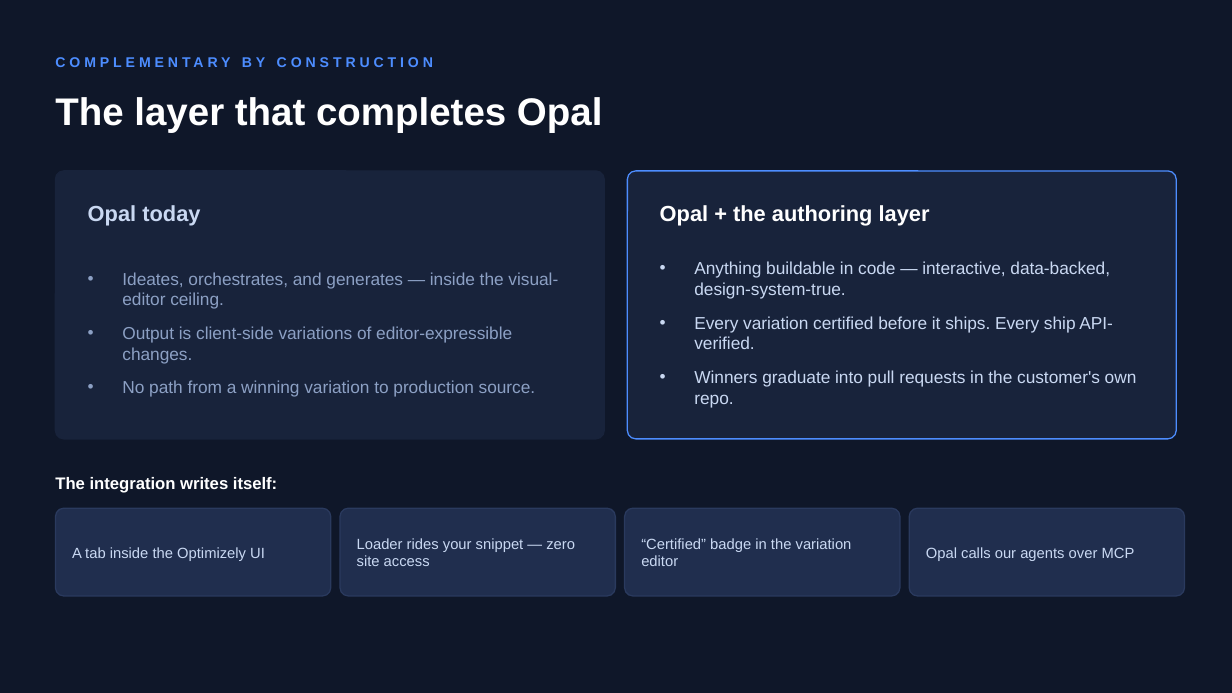
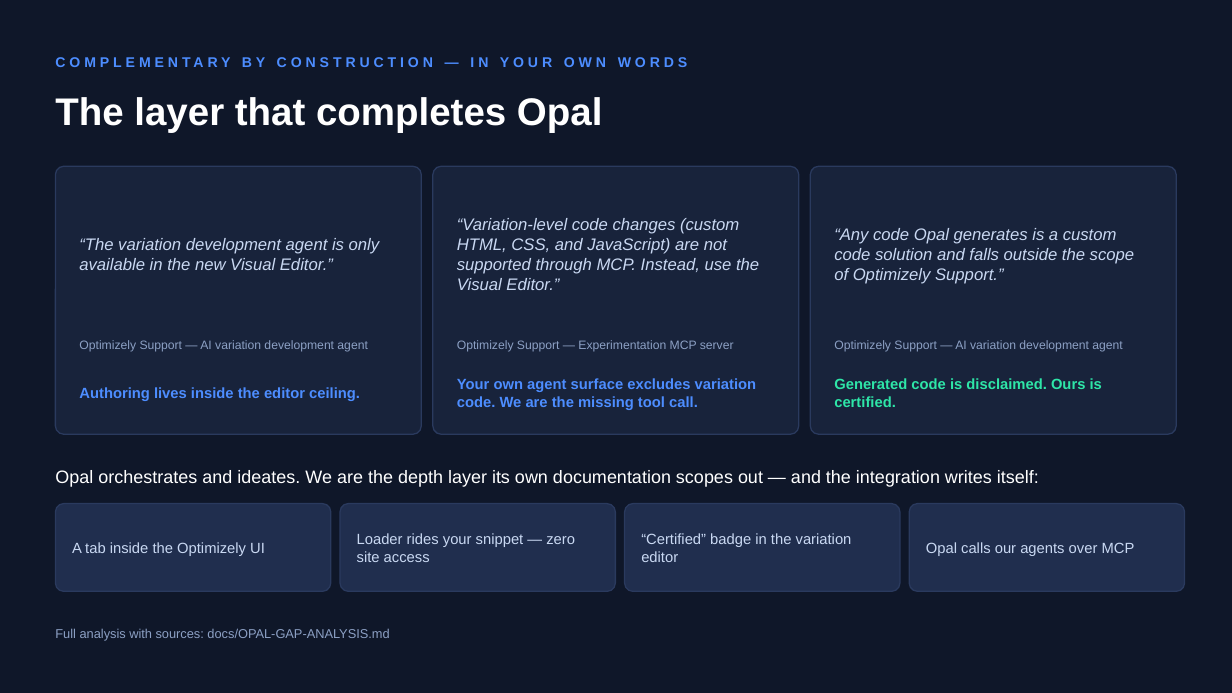
Before and after one commit to INHQInc/OUTRIGGER-Prototype-Management-Consol, a slide deck: slide 10 of docs/pitch/OPMC-Optimizely-Pitch.pptx. Drawn at 1232x693 pixels with LibreOffice and Linux fonts; fonts in the diff are those of the drawing. Boxes give left, top, right and bottom in pixels: in the first picture for what was removed or moved away, otherwise in the second. Text is boxed around its words. In the diff, an @@ line names an element or a change of style, - is before the commit and + after.

Commit message:
docs: Opal gap analysis (receipts from Optimizely's own docs) + feature-outline deck
OPAL-GAP-ANALYSIS.md — researched against Optimizely's current support docs
(2026-07). Opal runs on Gemini + Claude via Vertex (since 2026-03-15), is a real
orchestration platform (15+ agents, Tools SDK, MCP server, credit billing) — and
its own documentation draws our boundary for us, verbatim:

  "The variation development agent is only available in the new Visual Editor."
  "Variation-level code changes (custom HTML, CSS, and JavaScript) are not
   supported through MCP. Instead, use the Visual Editor."
  "Any code Opal generates is a custom code solution and falls outside the
   scope of Optimizely Support."

Editor-bound authoring; their agent surface excludes variation code; generated
code is disclaimed, not certified. Plus: no git/versioning/collaboration
documented, preview-only review, per-experiment isolation, platform-allocated
models ("may allocate Opal workloads to any of its approved LLM models").
Seven gaps, each with its receipt, and a 14-row enterprise capability matrix.

Pitch deck slide 10 rebuilt around the three verbatim quotes — their docs argue
our case better than our claims could.

OPMC-Feature-Outline.pptx — second deck, same design system: the developer +
marketer outline of every feature and workflow (baseline of what's live, the
five workflows, the marketer no-terminal path, the developer CLI path,
feature-by-feature with BUILT/PARTIAL/NEXT status, program board, learning
loop, enterprise hardening, phases by audience, and the operating model:
agents do the work, the console proves the work, humans approve the work).

```diff
--- a/docs/pitch/OPMC-Optimizely-Pitch.pptx
+++ b/docs/pitch/OPMC-Optimizely-Pitch.pptx
@@ rounded rectangle: place and size @@
-rounded rectangle at (55,171,604,439)
+rounded rectangle at (55,166,421,434)
@@ rounded rectangle at (55,166,421,434): outline #18233B 1 pt to #2A3A5E 1 pt @@
@@ rounded rectangle added at (433,166,799,434), fill #18233B, outline #2A3A5E 1 pt @@
@@ rounded rectangle: place and size @@
-rounded rectangle at (628,171,1177,439)
+rounded rectangle at (811,166,1177,434)
@@ rounded rectangle at (811,166,1177,434): outline #4D8DFF 1 pt to #2A3A5E 1 pt @@
@@ text removed at (660,205,930,225) @@
-Opal + the authoring layer
@@ text at (79,238,380,270): text changed; size 17 to 13 pt; bold off; italic on @@
-Opal today
+“The variation development agent is only available in the new Visual Editor.”
@@ text at (457,218,759,290): text changed; size 13.5 to 13 pt; italic on @@
-• Anything buildable in code — interactive, data-backed, design-system-true.
-• Every variation certified before it ships. Every ship API-verified.
-• Winners graduate into pull requests in the customer's own repo.
+“Variation-level code changes (custom HTML, CSS, and JavaScript) are not supported through MCP. Instead, use the Visual Editor.”
@@ text added at (834,228,1134,284), 13 pt, text #C9D8F2, italic @@
+“Any code Opal generates is a custom code solution and falls outside the scope of Optimizely Support.”
@@ text at (150,258,548,483): text changed @@
-COMPLEMENTARY BY CONSTRUCTION
+COMPLEMENTARY BY CONSTRUCTION — IN YOUR OWN WORDS
@@ text at (79,340,367,352): text changed; size 13.5 to 9.5 pt @@
-• Ideates, orchestrates, and generates — inside the visual-editor ceiling.
-• Output is client-side variations of editor-expressible changes.
-• No path from a winning variation to production source.
+Optimizely Support — AI variation development agent
@@ text added at (457,340,734,352), 9.5 pt, text #8CA0C4 @@
+Optimizely Support — Experimentation MCP server
@@ text added at (834,340,1122,352), 9.5 pt, text #8CA0C4 @@
+Optimizely Support — AI variation development agent
@@ text added at (79,387,360,401), 11.5 pt, text #4D8DFF, bold @@
+Authoring lives inside the editor ceiling.
@@ text added at (457,378,757,410), 11.5 pt, text #4D8DFF, bold @@
+Your own agent surface excludes variation code. We are the missing tool call.
@@ text added at (834,378,1102,407), 11.5 pt, text #2EE6A8, bold @@
+Generated code is disclaimed. Ours is certified.
@@ text removed at (55,477,277,493) @@
-The integration writes itself:
@@ text added at (55,470,1039,487), 14 pt, text #FFFFFF @@
+Opal orchestrates and ideates. We are the depth layer its own documentation scopes out — and the integration writes itself:
@@ rounded rectangle: place and size @@
-rounded rectangle at (909,508,1185,596)
+rounded rectangle at (55,504,331,592)
@@ 4 texts, 2 rounded rectangles: place and size @@
-4 texts, 2 rounded rectangles at (72,508,1135,596)
+4 texts, 2 rounded rectangles at (72,504,1135,592)
@@ rounded rectangle: place and size @@
-rounded rectangle at (55,508,331,596)
+rounded rectangle at (909,504,1185,592)
@@ text added at (55,628,389,640), 10 pt, text #8CA0C4 @@
+Full analysis with sources: docs/OPAL-GAP-ANALYSIS.md
```
Also in this commit, not shown: 2 other files.
